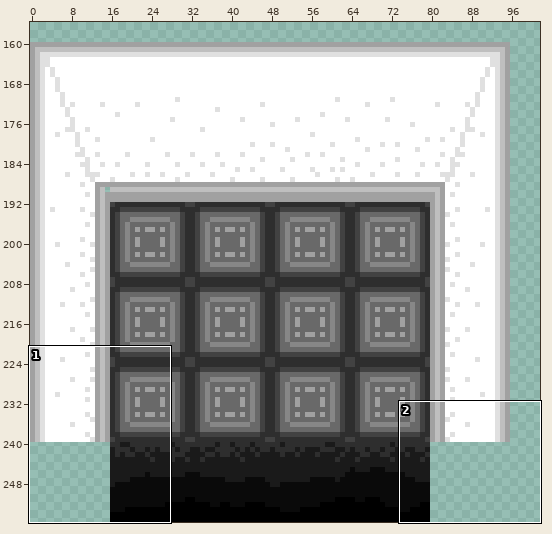
Pixel-art file -- Sprites/World/Medbay/NEW Medbay/MedBayTilesetV2.aseprite. The picture above shows the old version from afar; the outline marks the close-up.
Close-up. Before:
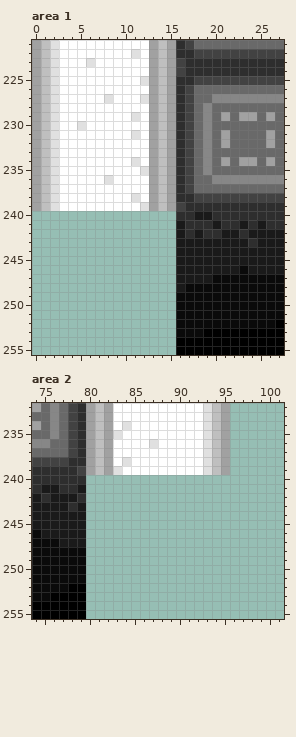
256x256 pixels, 1 frame. Shown: area 1: x 0..27, y 221..255; area 2: x 74..101, y 232..255. The wide view leaves out empty margins.
Now the later version:
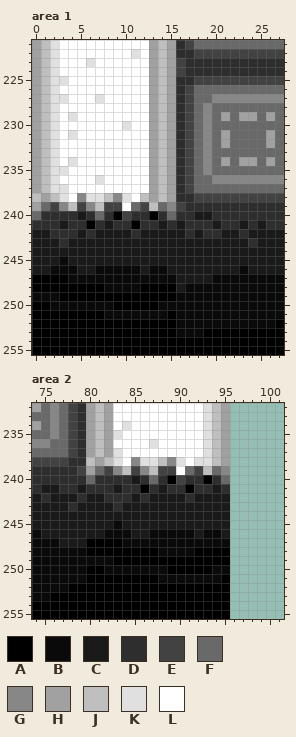
Palette (. is transparent): A #000000  B #0a0a0a  C #1a1a1a  D #2e2e2e  E #424242  F #696969  G #878787  H #a1a1a1  J #bfbfbf  K #e0e0e0  L #ffffff
Changes in this commit:
Changed rows in their new state; - is an unchanged pixel.
Area 1:
first column x 0:
225 ---K--------L---
227 ---K---KL---L---
229 ----K------L----
230 -----L----K-----
231 ----K------L----
234 ----K------L----
235 ---K--------L---
236 -------KL-------
237 ---K------------
238 JHJK-GKKJGKLJ---
239 -FEGJEGJEE-FEJFG
240 FDDDDCDFDAEDDADF
241 DDDCDDADCDDADDCD
242 CCDDDCDCCCCDCCCC
243 CCCDCCCCCCCCCCCC
244 CCCCCCCCCCCCCCCC
245 CCCBCCCCCCCCCCCC
246 CCBBBCCBBBBBCBBC
247 AAAABBBBBBBBBBBB
248 AAAAAAAABBBBAAAA
249 BBBAAAAAAAAAAAAA
250 AABBBBBBBAAAAABB
251 AAAAAAAABBBBBBBA
252 AAAAAAAAAAAAAAAA
253 AAAAAAAAAAAAAAAA
254 AAAAAAAAAAAAAAAA
255 AAAAAAAAAAAAAAAA
Area 2:
first column x 80:
237 ---K------------
238 JHJKLGKKJGK-K---
239 -FEGJEGJEE-FEJFG
240 FDDDDCDFDAEDDADF
241 DDDCDDADCDDADDCD
242 CCDDDCDCCCCDCCCC
243 CCCDCCCCCCCCCCCC
244 CCCCCCCCCCCCCCCC
245 CCCBCCCCCCCCCCCC
246 CCBBBCCBBBBBCBBC
247 AAAABBBBBBBBBBBB
248 AAAAAAAABBBBAAAA
249 BBBAAAAAAAAAAAAA
250 AABBBBBBBAAAAABB
251 AAAAAAAABBBBBBBA
252 AAAAAAAAAAAAAAAA
253 AAAAAAAAAAAAAAAA
254 AAAAAAAAAAAAAAAA
255 AAAAAAAAAAAAAAAA
Changed places in both close-ups, as pixel boxes (x1, y1, x2, y2):
changed: (32, 76, 176, 355)
changed: (86, 448, 230, 619)
